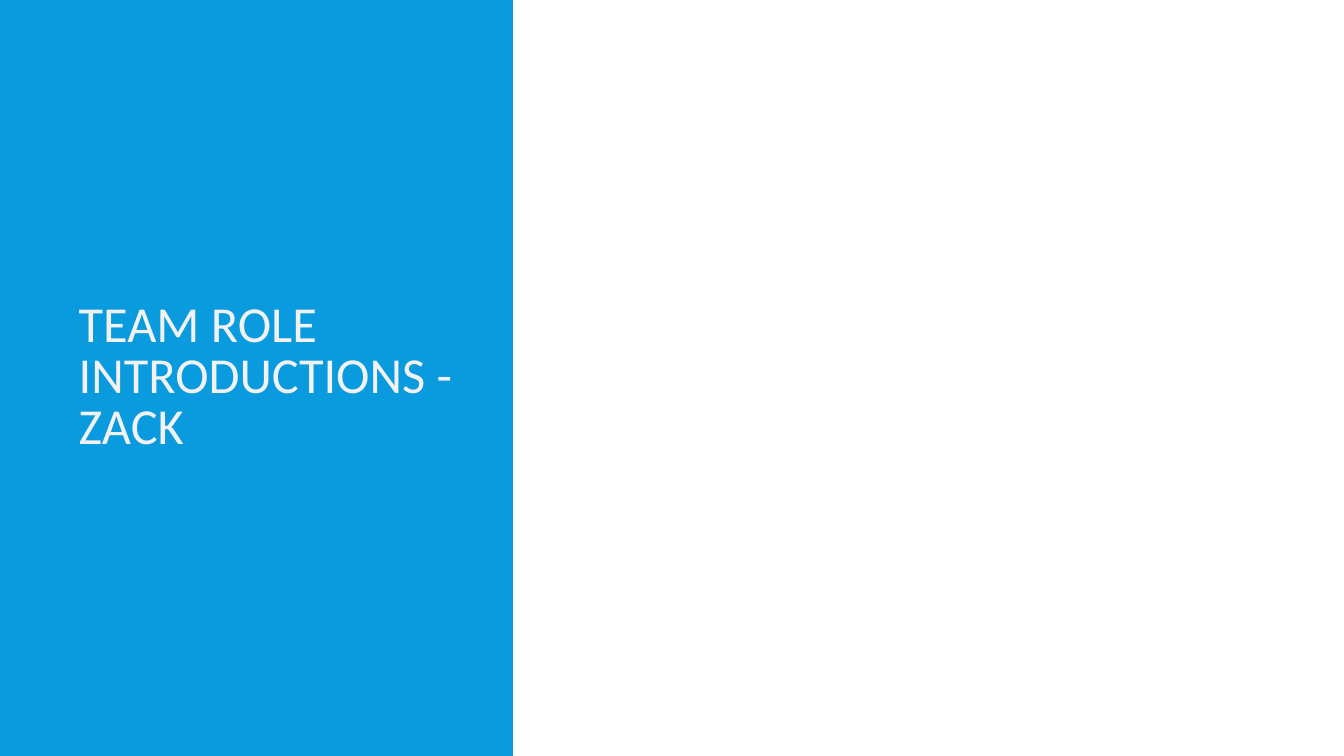
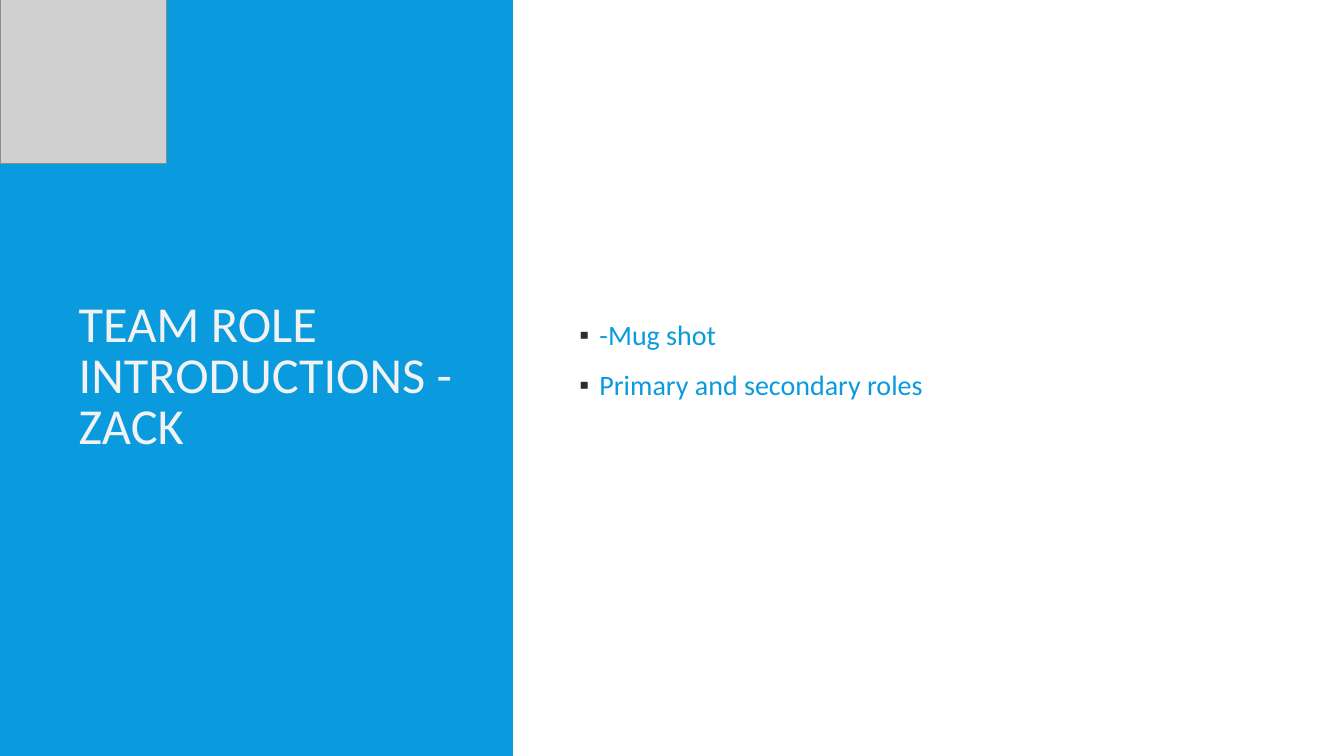
Before and after one commit to bobisapotato/dungeon, a slide deck: slide 2 of Documentation/Team Presentation.pptx. Drawn at 1344x756 pixels with LibreOffice and Linux fonts; fonts in the diff are those of the drawing; grey boxes stand for pictures. Boxes give left, top, right and bottom in pixels: in the first picture for what was removed or moved away, otherwise in the second. Text is boxed around its words. In the diff, an @@ line names an element or a change of style, - is before the commit and + after.

```diff
--- a/Documentation/Team Presentation.pptx
+++ b/Documentation/Team Presentation.pptx
@@ picture added at (x1=0, y1=0, x2=166, y2=163) @@
@@ text added at (x1=599, y1=325, x2=922, y2=400), 20 pt, text #099BDD @@
+▪ -Mug shot
+▪ Primary and secondary roles
```
Also in this commit, not shown: 10 other slides changed, 6 slides added, 3 slides removed, 4 other files.
